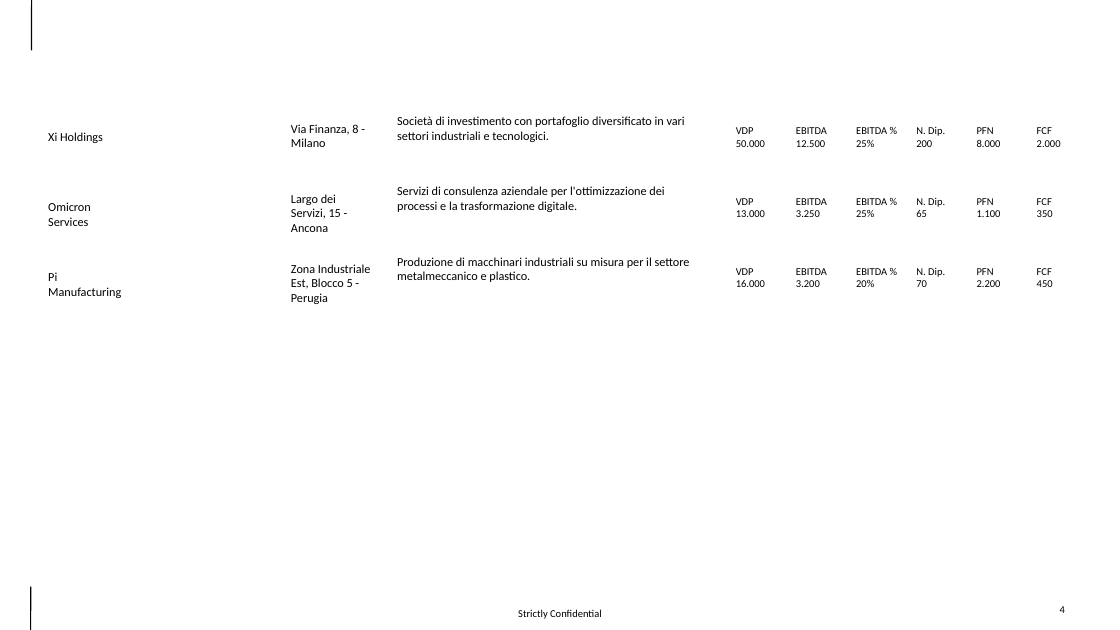
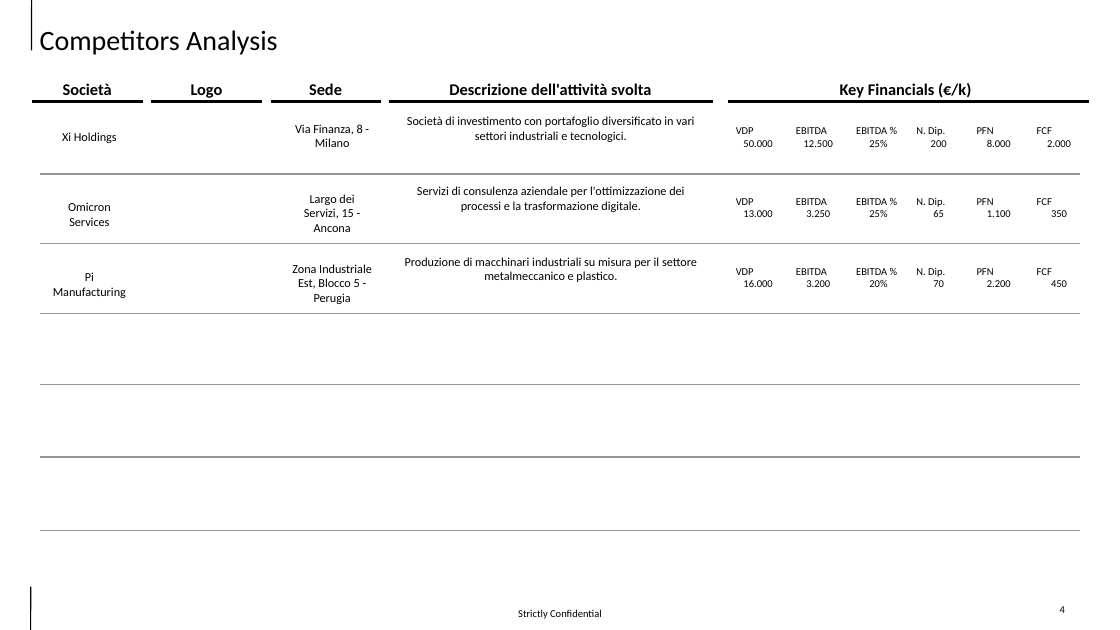
Before and after one commit to LorenzoDalSanto/test, a slide deck: slide 4 of Competitors_modificato_pandas.pptx. Drawn at 1120x630 pixels with LibreOffice and Linux fonts; fonts in the diff are those of the drawing. Boxes give left, top, right and bottom in pixels: in the first picture for what was removed or moved away, otherwise in the second. Text is boxed around its words. In the diff, an @@ line names an element or a change of style, - is before the commit and + after.

```diff
--- a/Competitors_modificato_pandas.pptx
+++ b/Competitors_modificato_pandas.pptx
@@ text added at bbox=[40, 30, 277, 55], 24 pt, text #000000 @@
+Competitors Analysis
@@ text added at bbox=[63, 83, 112, 95], 14 pt, text #000000, bold @@
+Società
@@ text added at bbox=[191, 84, 223, 98], 14 pt, text #000000, bold @@
+Logo
@@ text added at bbox=[309, 83, 342, 95], 14 pt, text #000000, bold @@
+Sede
@@ text added at bbox=[449, 83, 651, 95], 14 pt, text #000000, bold @@
+Descrizione dell'attività svolta
@@ text added at bbox=[840, 83, 971, 98], 14 pt, text #000000, bold @@
+Key Financials (€/k)
@@ line added from (32, 102) to (143, 102), #000000 2 pt @@
@@ line added from (151, 102) to (262, 102), #000000 2 pt @@
@@ line added from (271, 102) to (381, 102), #000000 2 pt @@
@@ line added from (389, 102) to (712, 102), #000000 2 pt @@
@@ line added from (728, 102) to (1090, 102), #000000 2 pt @@
@@ line added from (40, 174) to (1081, 174), #969696 1 pt @@
@@ line added from (40, 244) to (1081, 244), #969696 1 pt @@
@@ alignment left to centre in 27 elements at bbox=[62, 132, 117, 143], bbox=[295, 124, 363, 147], bbox=[407, 116, 694, 142], bbox=[736, 127, 772, 147], bbox=[796, 127, 833, 147], bbox=[856, 127, 887, 147], bbox=[916, 127, 947, 147], bbox=[977, 127, 1011, 147], bbox=[1037, 127, 1071, 147], bbox=[68, 202, 111, 226], bbox=[304, 194, 354, 232], bbox=[417, 186, 684, 212], bbox=[736, 198, 772, 217], bbox=[796, 198, 830, 217], bbox=[856, 198, 887, 217], bbox=[916, 198, 945, 217], bbox=[977, 198, 1011, 217], bbox=[1037, 198, 1067, 217], bbox=[53, 272, 126, 298], bbox=[292, 264, 372, 304], bbox=[405, 257, 697, 282], bbox=[736, 268, 772, 287], bbox=[796, 268, 830, 287], bbox=[856, 268, 887, 287], bbox=[916, 268, 945, 287], bbox=[977, 268, 1011, 287], bbox=[1037, 268, 1067, 287] @@
@@ line added from (40, 313) to (1081, 313), #969696 1 pt @@
@@ line added from (40, 384) to (1081, 384), #969696 1 pt @@
@@ line added from (40, 457) to (1081, 457), #969696 1 pt @@
@@ line added from (40, 530) to (1081, 530), #969696 1 pt @@
```
Also in this commit, not shown: 2 other slides changed, 4 other files.
